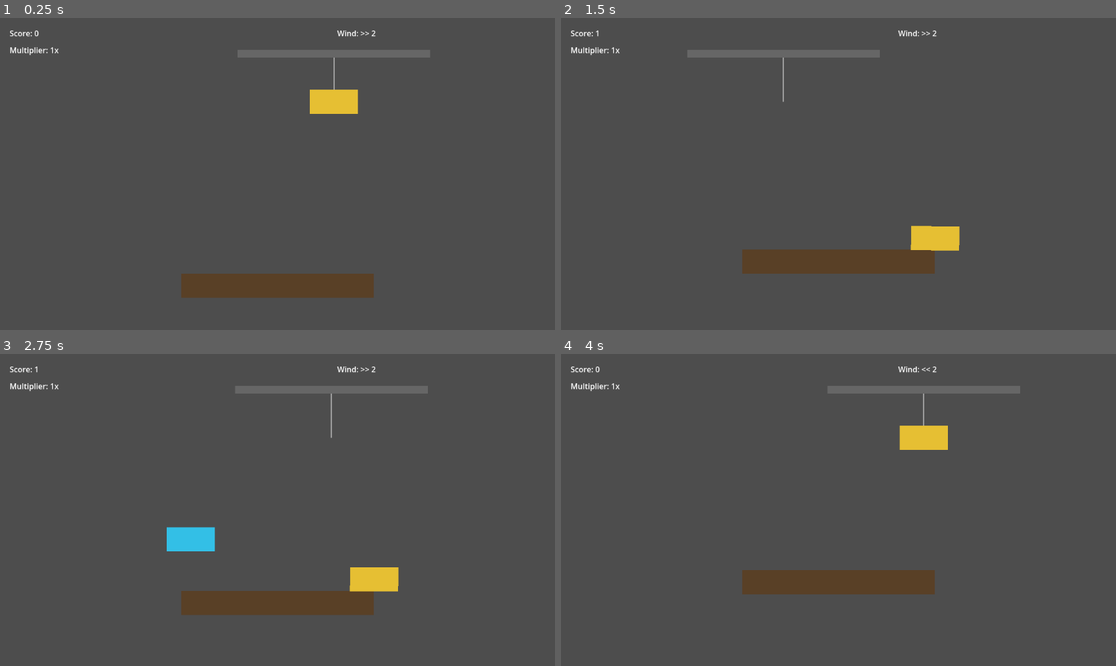
Above: before the commit, frames 1-4 (two rows, left to right).
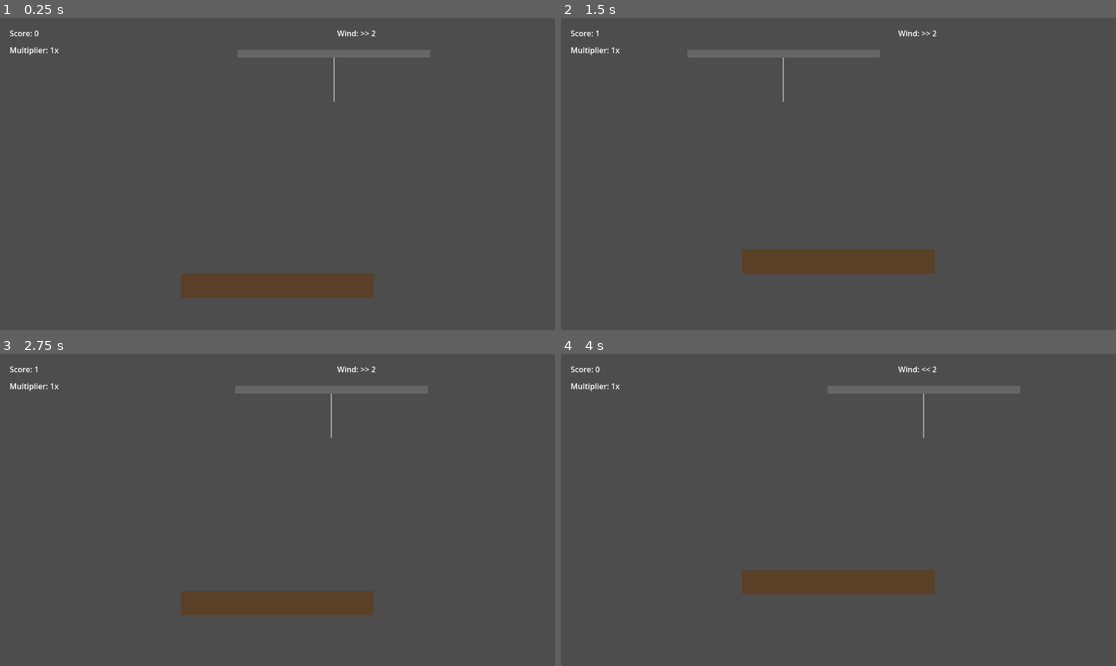
Above: after the commit, the same moments.

Repository: Rajintx/bloxxGame
Game: Godot game, scene res://scenes/Main.tscn
Two runs of this game, one before a commit and one after it. Both use one fixed random seed, a clock stepped at 60 frames per second and the inputs below.
Inputs (mouse positions are in pixels of both pictures, inside the frame that each line leads up to):
- Up to frame 1 (0.25 s): no input
- Up to frame 2 (1.5 s): tap Enter at 0.5 s; move the mouse to (960, 158) at 0.52 s; hold Space (drop_block) 0.53-1.28 s; click (960, 158) at 0.67 s; move the mouse to (727, 189) at 1.27 s; tap Space (drop_block) at 1.35 s; click (727, 189) at 1.42 s
- Up to frame 3 (2.75 s): move the mouse to (333, 441) at 2.02 s; hold Space (drop_block) from 2.03 s (still down); click (333, 441) at 2.17 s
- Up to frame 4 (4 s): move the mouse to (810, 572) at 2.77 s; release Space (drop_block) at 2.78 s; tap Space (drop_block) at 2.85 s; click (810, 572) at 2.92 s; click "Restart" at 3.5 s

The runs differ from the first frame. In frame 1, 0.7% of the frame differs, in the area x 55-65%, y 22-31%; in frame 2, 0.7%; in frame 3, 1.4%, in the area x 30-72%, y 55-77%; in frame 4, 0.7%.

Commit message:
2026-05-03 R1: Add sprite sheet randomization for blocks

Diff:
--- a/scenes/Block.tscn
+++ b/scenes/Block.tscn
@@ -1,6 +1,7 @@
 [gd_scene format=3 uid="uid://cyh247t1xawpg"]
 
 [ext_resource type="Script" uid="uid://cg4w50lcs3v6y" path="res://scripts/Block.gd" id="1_01uos"]
+[ext_resource type="Texture2D" uid="uid://meb8sfkr5rlu" path="res://assets/spritesheetblockx.png" id="2_bwmav"]
 
 [sub_resource type="RectangleShape2D" id="RectangleShape2D_aadlf"]
 size = Vector2(100, 50)
@@ -17,12 +18,12 @@
 angular_damp = 1.0
 script = ExtResource("1_01uos")
 
-[node name="BlockVisual" type="ColorRect" parent="." unique_id=1304355543]
-offset_right = 100.0
-offset_bottom = 50.0
-color = Color(0.9, 0.75, 0.2, 1)
-
 [node name="CollisionShape2D" type="CollisionShape2D" parent="." unique_id=1020096104]
 shape = SubResource("RectangleShape2D_aadlf")
 
 [node name="VisibleOnScreenNotifier2D" type="VisibleOnScreenNotifier2D" parent="." unique_id=2131809773]
+
+[node name="BlockVisual" type="Sprite2D" parent="." unique_id=1218957750]
+texture = ExtResource("2_bwmav")
+hframes = 24
+vframes = 16
--- a/scripts/Block.gd
+++ b/scripts/Block.gd
@@ -5,15 +5,23 @@
 signal screen_exited(block: RigidBody2D)
 
 func _ready() -> void:
-	$BlockVisual.color = block_color
-	$BlockVisual.position = Vector2(-50, -25)
+	# Assuming block size 64x64 on a 1536x1024 spritesheet
+	var cols = 1536 / 64
+	var rows = 1024 / 64
+	var total_frames = cols * rows
+
+	# Select random frame
+	var random_frame = randi() % total_frames
+	var frame_x = random_frame % cols
+	var frame_y = random_frame / cols
+
+	$BlockVisual.frame_coords = Vector2i(frame_x, frame_y)
 
 	# Connect to the native RigidBody2D body_entered signal
 	body_entered.connect(Callable(self, "_on_body_entered"))
 	$VisibleOnScreenNotifier2D.screen_exited.connect(on_screen_exited)
 
 func _on_body_entered(body: Node) -> void:
-	# Emit custom signal or handle logic here
 	pass
 
 func on_screen_exited() -> void:
